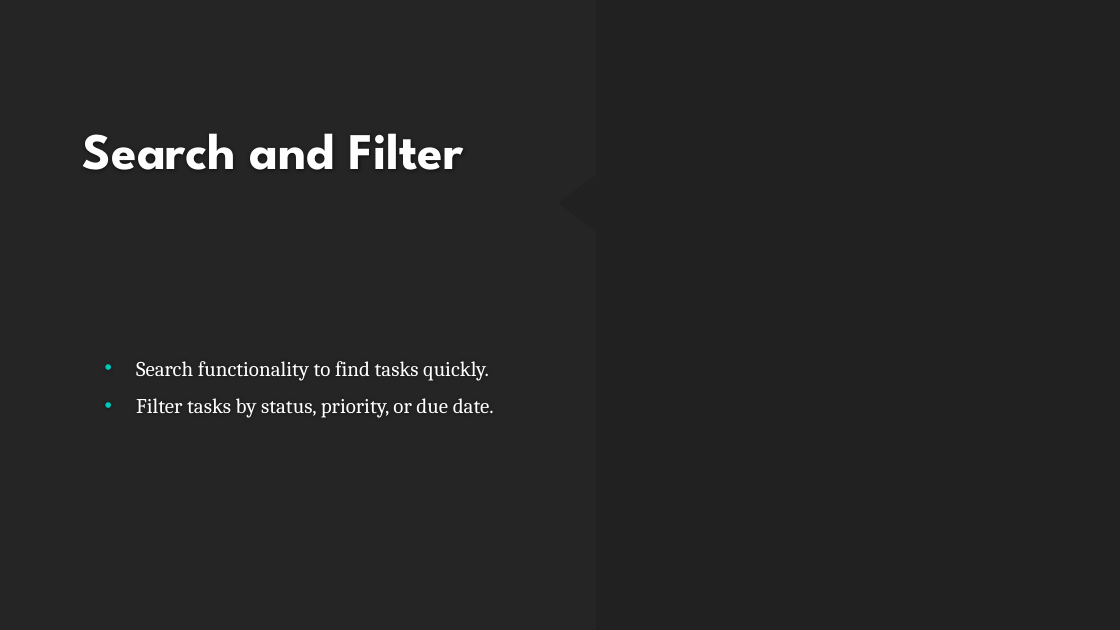
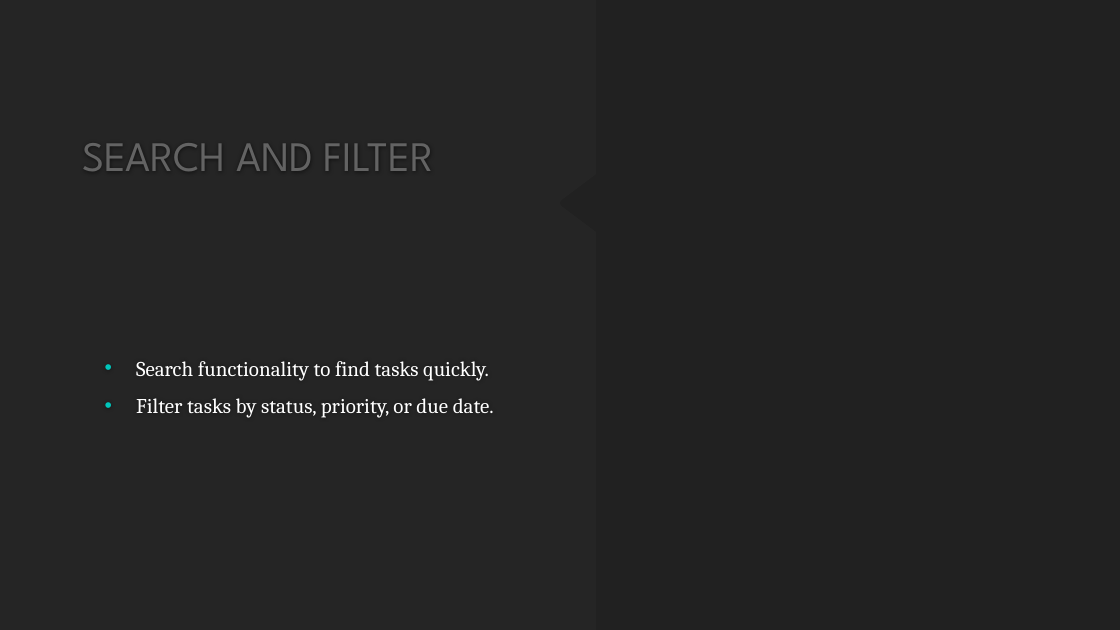
Before and after one commit to BadrGello/Task-Management-App, a slide deck: slide 8 of Documents/HCI Project Proposal.pptx. Drawn at 1120x630 pixels with LibreOffice and Linux fonts; fonts in the diff are those of the drawing; background and template pictures are left out. Boxes give left, top, right and bottom in pixels: in the first picture for what was removed or moved away, otherwise in the second. Text is boxed around its words. In the diff, an @@ line names an element or a change of style, - is before the commit and + after.

```diff
--- a/Documents/HCI Project Proposal.pptx
+++ b/Documents/HCI Project Proposal.pptx
@@ title at (83,143,434,171): text changed; size 44 to 36 pt; text colour #FEFEFE to #636363; bold off @@
-Search and Filter
+  SEARCH AND FILTER
```
Also in this commit, not shown: 3 other slides changed.
